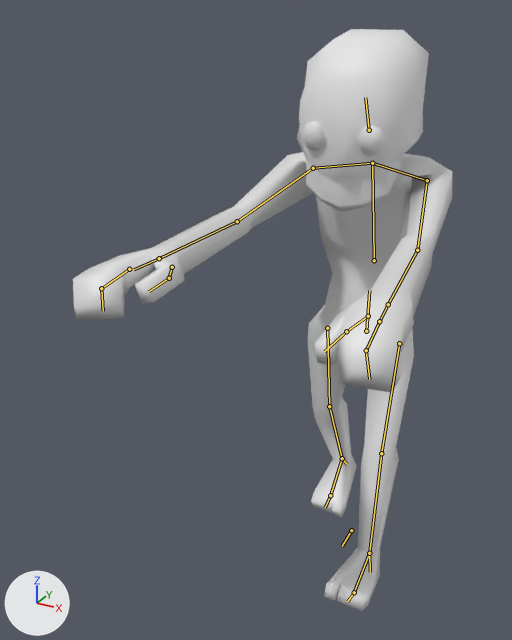
One commit to the Blender file Workshop/models/zombie/zombie_animation/walking_zombie_walk.blend: the scene before it, then after it.
Camera for both pictures: a 50 mm lens placed at (0.86, -2.36, 2.17), pointed at (-0.25, -0.34, 1.16). The lights are fixed; the arrows at lower left show +X, +Y and +Z. Both versions are drawn at frame 48 of the action 'walking_zombie_metarigAction'; the numbers are the values there. The bones that bend it are drawn over the model as lines.

The first picture shows 'walking_zombie'.
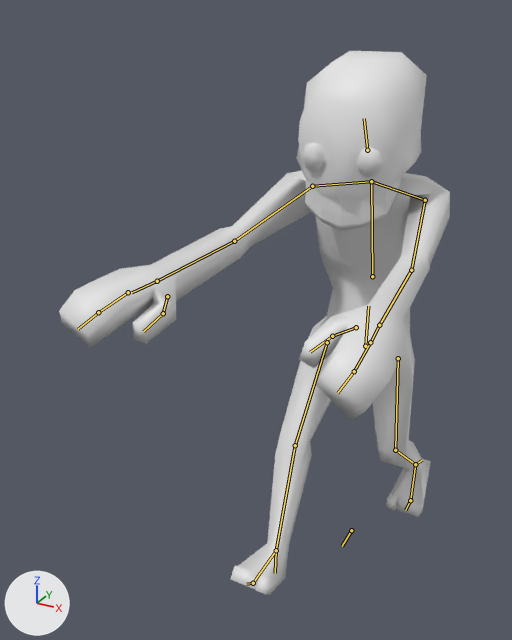
The edits, one by one:
Bone 'hips' (bone_hips) moves from (0.0, 0.0, 0.0) to (0.0, -0.066, -0.001).
Bone 'upper_arm.L' (bone_upper_arm_l) turns from (84, -13, -84) to (85, -12, -85) degrees about its own x, y and z.
Bone 'forearm.L' (bone_forearm_l) turns from (-65, 104, -75) to (36, 67, 24) degrees about its own x, y and z.
Bone 'f_index.01.L' (bone_f_index_01_l) turns from (26, -33, -30) to (11, -27, 5) degrees about its own x, y and z.
Bone 'upper_arm.R' (bone_upper_arm_r) turns from (85, 12, 85) to (84, 13, 84) degrees about its own x, y and z.
Bone 'forearm.R' (bone_forearm_r) turns from (36, -67, -24) to (-65, -104, 75) degrees about its own x, y and z.
Bone 'f_index.01.R' (bone_f_index_01_r) turns from (34, -22, -47) to (12, -15, 5) degrees about its own x, y and z.
Bone 'thigh.L' (bone_thigh_l) turns from (-16, -1, 0) to (10, 0, 0) degrees about its own x, y and z.
Bone 'shin.L' (bone_shin_l) turns from (0, 0, 0) to (33, 0, 0) degrees about its own x, y and z.
Bone 'toe.L' (bone_toe_l) turns from (0, 0, 0) to (42, 0, 0) degrees about its own x, y and z.
Bone 'thigh.R' (bone_thigh_r) turns from (19, -1, 0) to (-28, 1, 0) degrees about its own x, y and z.
Bone 'shin.R' (bone_shin_r) turns from (0, 0, 0) to (1, 0, 0) degrees about its own x, y and z.
Bone 'toe.R' (bone_toe_r) turns from (0, 0, 0) to (15, 0, 0) degrees about its own x, y and z.

Boxes (x1, y1, x2, y2) around the edits, measured in the pictures (512 x 640 px):
'walking_zombie', posed (7% shorter)
    before: (73, 29, 452, 611)
    after: (59, 51, 450, 594)
bone 'hips', root to tip
    before: (366, 331) to (369, 290)
    after: (365, 346) to (368, 306)
bone 'upper_arm.L', root to tip
    before: (427, 180) to (417, 250)
    after: (425, 200) to (411, 270)
bone 'forearm.L', root to tip
    before: (417, 250) to (388, 304)
    after: (411, 270) to (379, 325)
bone 'f_index.01.L', root to tip
    before: (366, 350) to (369, 379)
    after: (354, 371) to (337, 393)
bone 'upper_arm.R', root to tip
    before: (313, 168) to (237, 221)
    after: (312, 186) to (234, 241)
bone 'forearm.R', root to tip
    before: (237, 221) to (159, 258)
    after: (234, 241) to (157, 281)
bone 'f_index.01.R', root to tip
    before: (101, 288) to (103, 311)
    after: (98, 312) to (78, 329)
bone 'thigh.L', root to tip
    before: (399, 343) to (381, 453)
    after: (398, 358) to (395, 450)
bone 'shin.L', root to tip
    before: (381, 453) to (369, 553)
    after: (395, 450) to (415, 464)
bone 'toe.L', root to tip
    before: (354, 592) to (347, 601)
    after: (410, 500) to (405, 510)
bone 'thigh.R', root to tip
    before: (327, 328) to (329, 406)
    after: (327, 342) to (295, 445)
bone 'shin.R', root to tip
    before: (329, 406) to (342, 458)
    after: (295, 445) to (276, 550)
bone 'toe.R', root to tip
    before: (330, 495) to (325, 507)
    after: (253, 583) to (246, 584)
